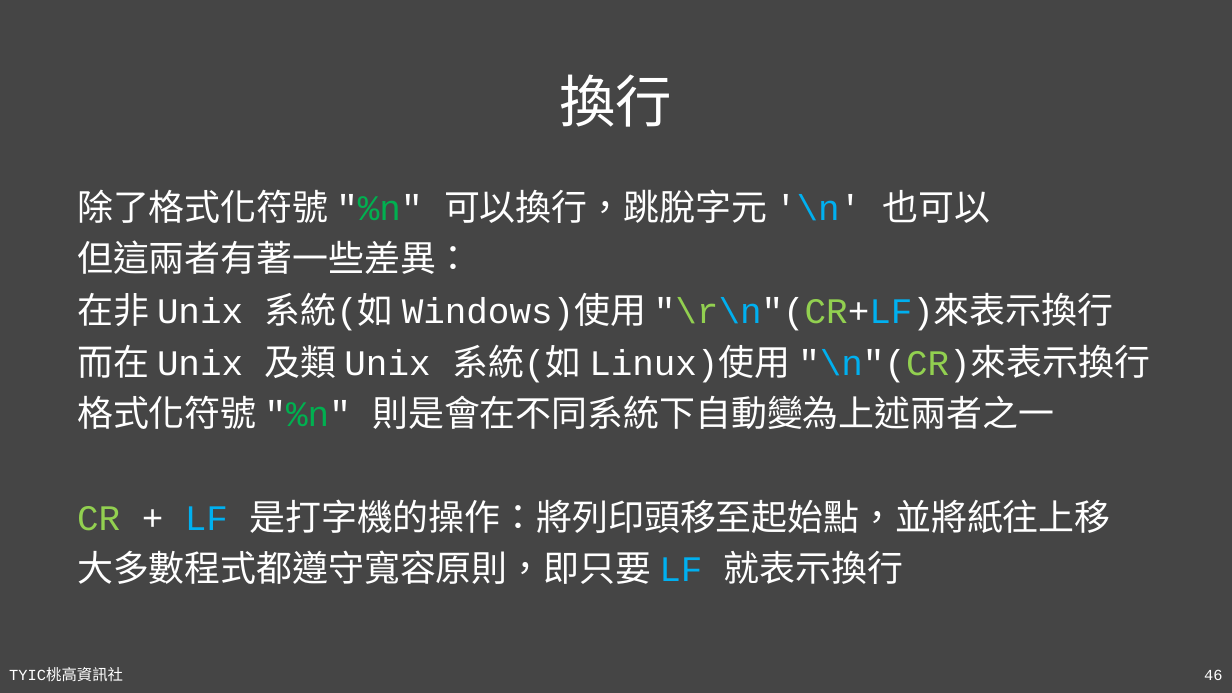
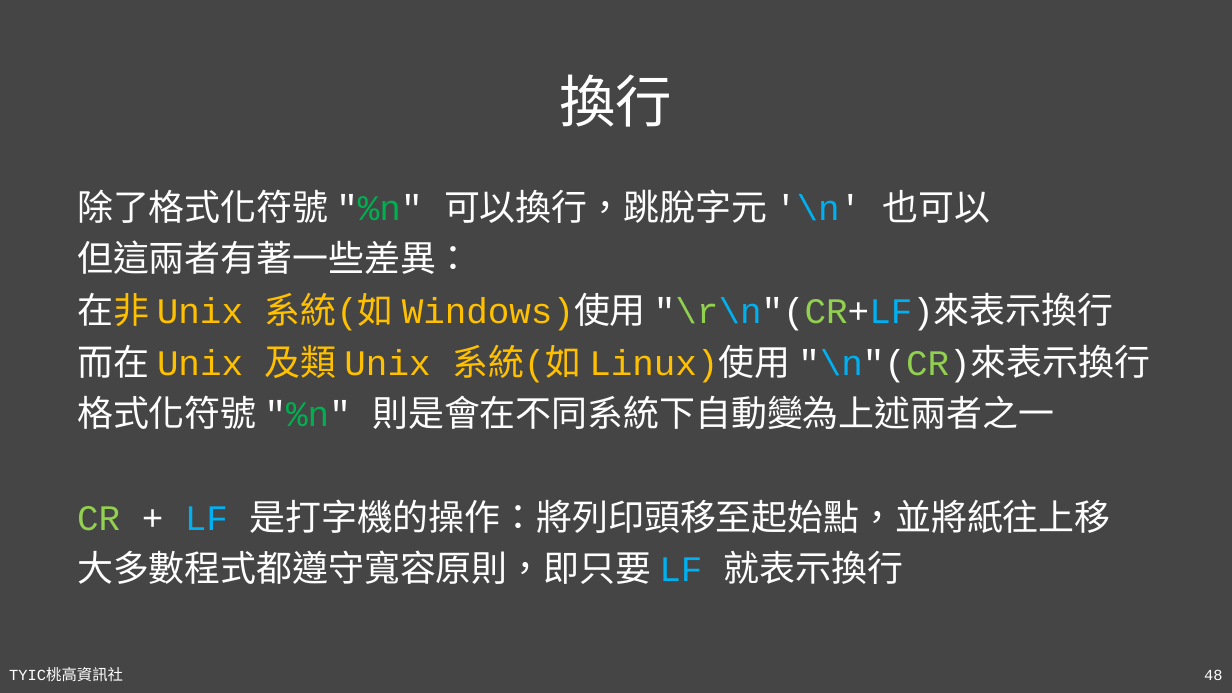
Before and after one commit to TYSHIC/slides, a slide deck: slide 48 of powerpoint/04_初探Java.pptx (slide 46 before the commit). Drawn at 1232x693 pixels with LibreOffice and Linux fonts; fonts in the diff are those of the drawing. Boxes give left, top, right and bottom in pixels: in the first picture for what was removed or moved away, otherwise in the second. Text is boxed around its words. In the diff, an @@ line names an element or a change of style, - is before the commit and + after.

```diff
--- a/powerpoint/04_初探Java.pptx
+++ b/powerpoint/04_初探Java.pptx
@@ text at box(77, 293, 1150, 383): text colour #FFFFFF to #FFC000 in "在非 Unix 系統(如 Windows)使用", "Unix 及類 Unix 系統(如 Linux)使用" @@
```
Also in this commit, not shown: 7 other slides changed, 2 slides added, 9 other files.
